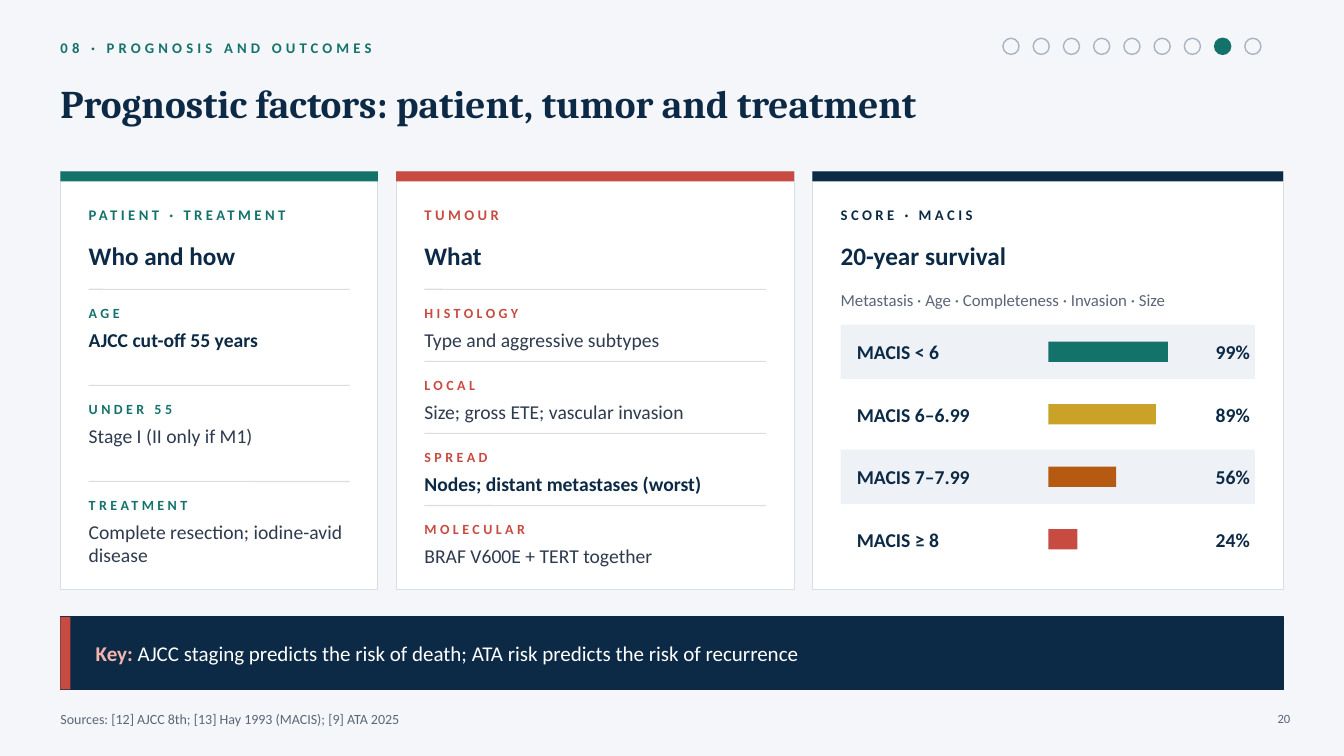
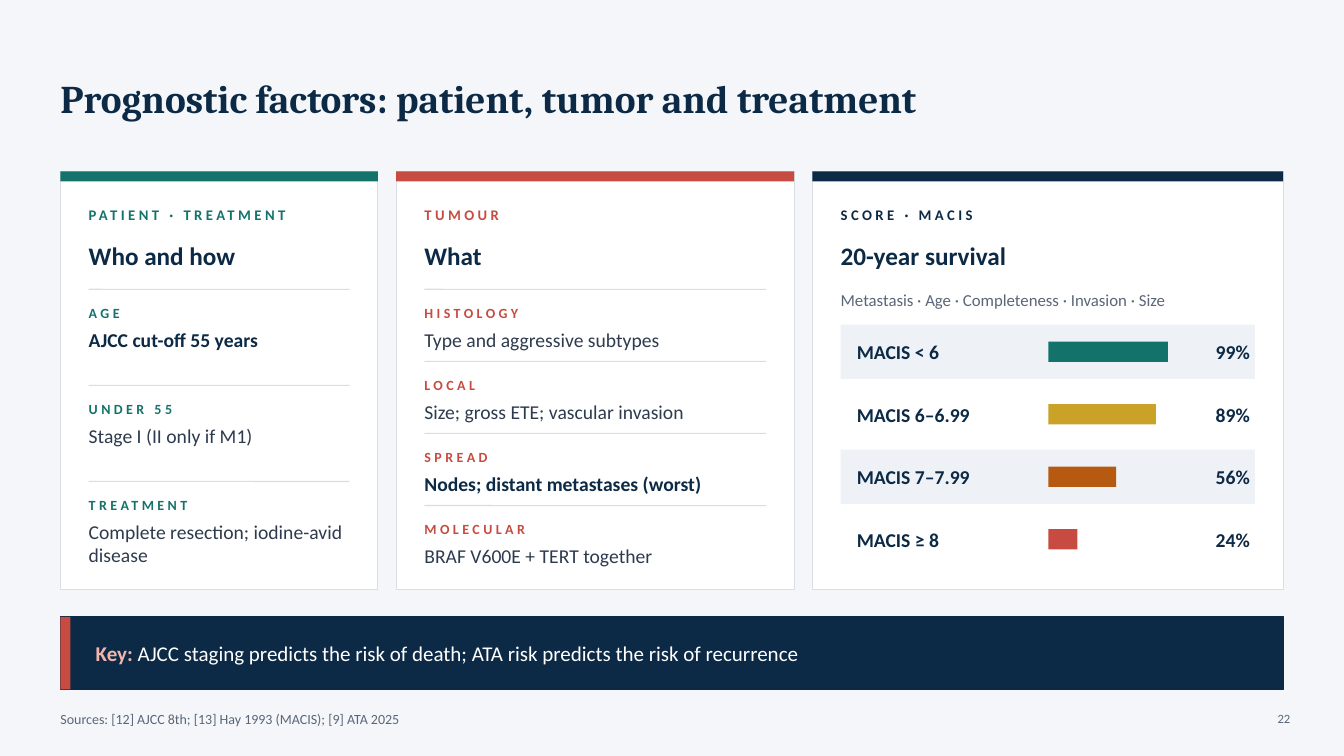
Before and after one commit to Anmo0/Claude-Code-Cloud-, a slide deck: slide 22 of thyroid-seminar/Thyroid_Tumors_Seminar.pptx (slide 20 before the commit). Drawn at 1344x756 pixels with LibreOffice and Linux fonts; fonts in the diff are those of the drawing. Boxes give left, top, right and bottom in pixels: in the first picture for what was removed or moved away, otherwise in the second. Text is boxed around its words. In the diff, an @@ line names an element or a change of style, - is before the commit and + after.

```diff
--- a/thyroid-seminar/Thyroid_Tumors_Seminar.pptx
+++ b/thyroid-seminar/Thyroid_Tumors_Seminar.pptx
@@ title "Prognostic factors: patient, tumor and ...": place and size @@
-title "Prognostic factors: patient, tumor and ..." at bbox=[60, 90, 916, 127]
+title "Prognostic factors: patient, tumor and ..." at bbox=[60, 85, 916, 122]
@@ text removed at bbox=[60, 43, 372, 53] @@
-08 · PROGNOSIS AND OUTCOMES
@@ ellipse removed at bbox=[1003, 38, 1019, 54] @@
@@ ellipse removed at bbox=[1033, 38, 1050, 54] @@
@@ ellipse removed at bbox=[1064, 38, 1080, 54] @@
@@ ellipse removed at bbox=[1094, 38, 1110, 54] @@
@@ ellipse removed at bbox=[1124, 38, 1140, 54] @@
@@ ellipse removed at bbox=[1154, 38, 1171, 54] @@
@@ ellipse removed at bbox=[1185, 38, 1201, 54] @@
@@ ellipse removed at bbox=[1215, 38, 1231, 54] @@
@@ ellipse removed at bbox=[1245, 38, 1261, 54] @@
@@ page number at bbox=[1278, 715, 1291, 723]: text changed @@
-20
+22
```
Also in this commit, not shown: 13 other slides changed, 13 slides added, 10 slides removed, 4 other files.
